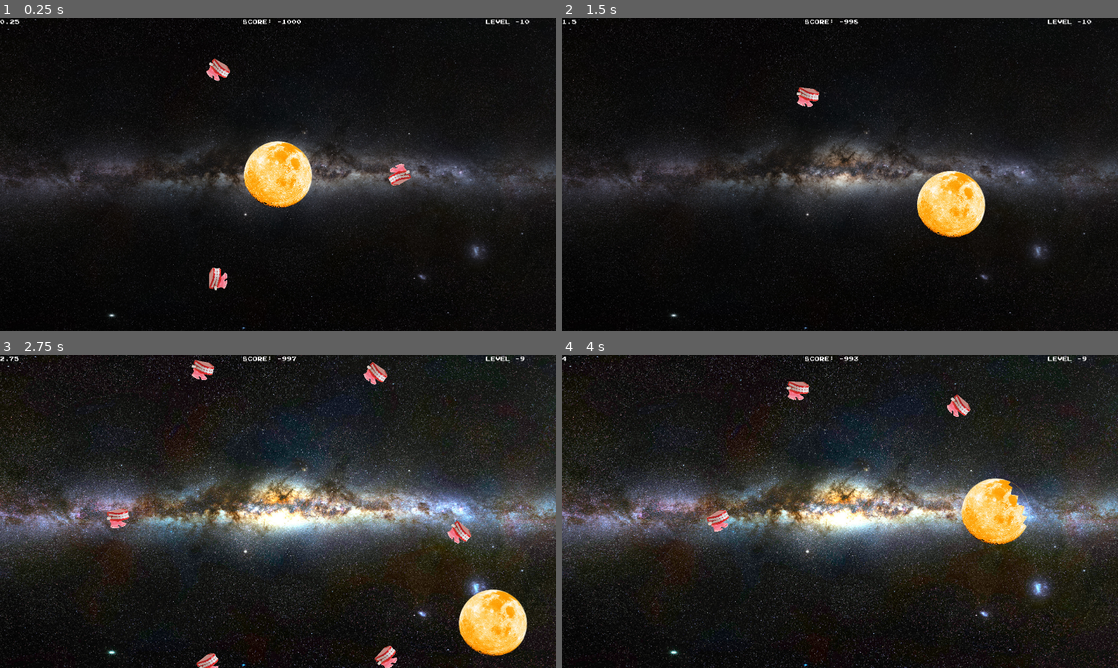
Above: before the commit, frames 1-4 (two rows, left to right).
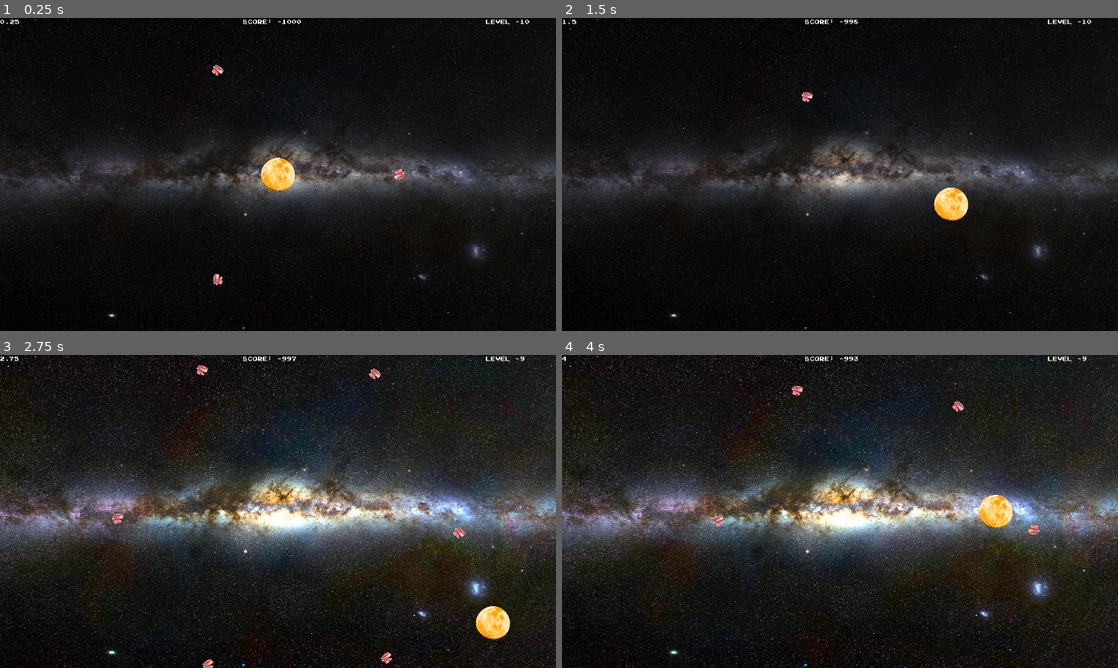
Above: after the commit, the same moments.

Repository: PushingPolygons/moonchomper-RosemaryKoshy
Game: Godot game, scene res://level/level.tscn
Two runs of this game, one before a commit and one after it. Both use one fixed random seed, a clock stepped at 60 frames per second and the inputs below.
Inputs (mouse positions are in pixels of both pictures, inside the frame that each line leads up to):
- Up to frame 1 (0.25 s): no input
- Up to frame 2 (1.5 s): move the mouse to (951, 174) at 0.52 s; press the mouse at (951, 174) at 0.53 s; hold Right (ui_right) 0.53-1.28 s; move the mouse to (801, 255) at 1.27 s; release the mouse at (801, 255) at 1.28 s; hold Down (ui_down) from 1.28 s (still down); right-click (801, 255) at 1.35 s; click (801, 255) at 1.42 s
- Up to frame 3 (2.75 s): move the mouse to (255, 445) at 2.02 s; release Down (ui_down) at 2.03 s; press the mouse at (255, 445) at 2.03 s; hold Right (ui_right) from 2.03 s (still down)
- Up to frame 4 (4 s): move the mouse to (951, 658) at 2.77 s; release Right (ui_right) at 2.78 s; release the mouse at (951, 658) at 2.78 s; hold Up (ui_up) 2.78-3.53 s; right-click (951, 658) at 2.85 s; click (951, 658) at 2.92 s; move the mouse to (789, 655) at 3.52 s; press the mouse at (789, 655) at 3.53 s; hold Left (ui_left) from 3.53 s (still down)

The runs differ from the first frame. In frame 1, 2.5% of the frame differs, in the area x 37-74%, y 12-88%; in frame 2, 2.1%; in frame 3, 2.9%, in the area x 19-95%, y 1-100%; in frame 4, 2.4%.

Commit message:
quarter scale

Diff:
--- a/code/chomper/chomper.tscn
+++ b/code/chomper/chomper.tscn
@@ -12,12 +12,12 @@
 [node name="Area2D" type="Area2D" parent="."]
 
 [node name="Sprite" type="Sprite" parent="Area2D"]
-scale = Vector2( 0.12, 0.12 )
+scale = Vector2( 0.06, 0.06 )
 texture = ExtResource( 1 )
 
 [node name="CollisionShape2D" type="CollisionShape2D" parent="Area2D"]
 position = Vector2( 2, -3 )
-scale = Vector2( 4, 4 )
+scale = Vector2( 2, 2 )
 shape = SubResource( 1 )
 
 [connection signal="input_event" from="Area2D" to="." method="_on_Area2D_input_event"]
--- a/code/level/level.tscn
+++ b/code/level/level.tscn
@@ -15,4 +15,4 @@
 
 [node name="Moon" parent="." instance=ExtResource( 1 )]
 position = Vector2( 960, 540 )
-scale = Vector2( 0.5, 0.5 )
+scale = Vector2( 0.25, 0.25 )
